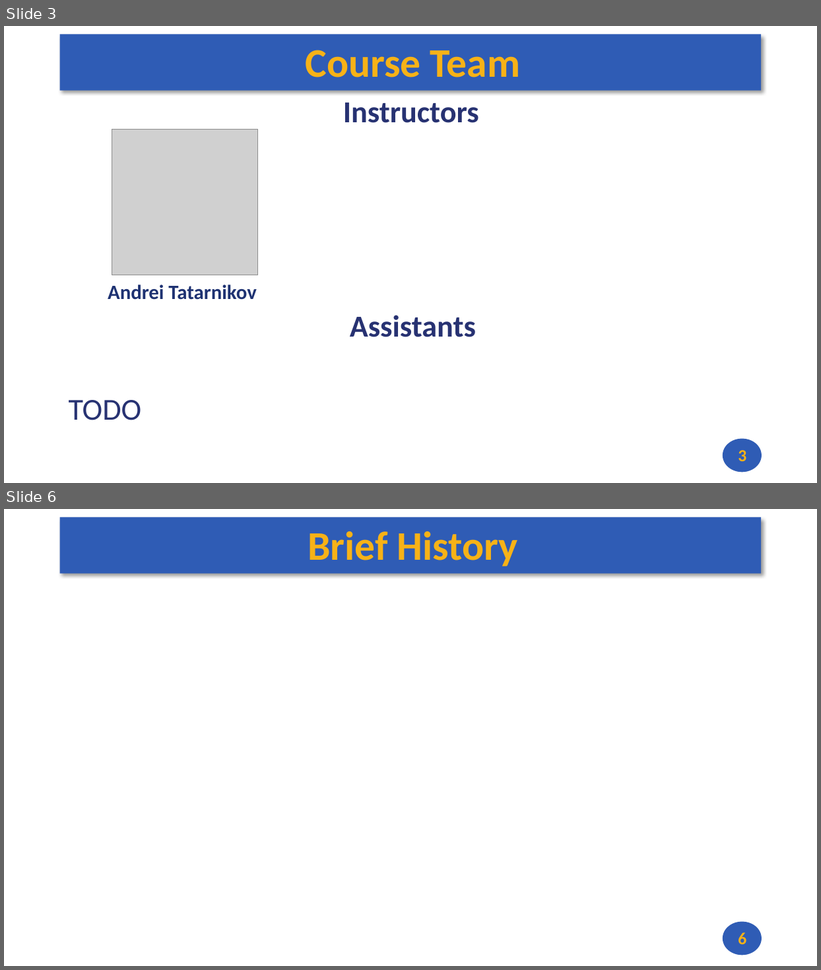
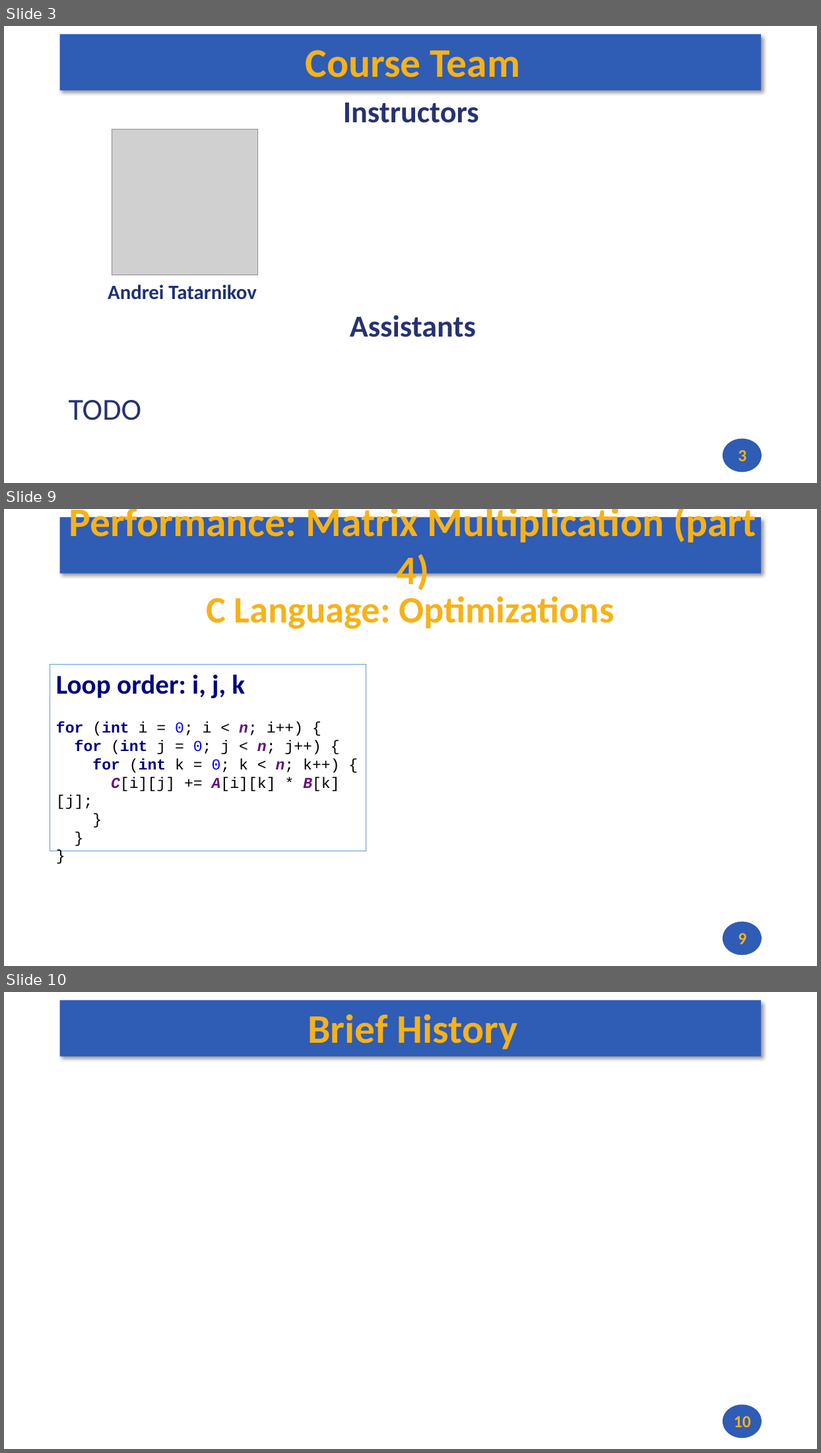
Before and after one commit to andrewt0301/hse-acos-course, a slide deck: docs/part1ca/01_Introduction/CA_Lecture_01.pptx. Shown one above the other, each under a label of ours: slides 3 and 6 before the commit, slides 3, 9 and 10 after it; the slides between them are not shown. The pictures are 821x970 and 821x1453 pixels, drawn with LibreOffice and Linux fonts; fonts in the diff are those of the drawing; grey boxes stand for pictures. Boxes give left, top, right and bottom in pixels: in the first picture for what was removed or moved away, otherwise in the second. Text is boxed around its words. In the diff, an @@ line names an element or a change of style, - is before the commit and + after.

```diff
--- a/docs/part1ca/01_Introduction/CA_Lecture_01.pptx
+++ b/docs/part1ca/01_Introduction/CA_Lecture_01.pptx
@@ slide 9 added at [4, 509, 817, 966], background #FFFFFF; not listed: 2 template elements that a slide beside it also shows @@
@@ title added at [69, 509, 756, 594], 48 pt, text #F7B217, bold @@
+Performance: Matrix Multiplication (part 4)
@@ text added at [206, 596, 614, 629], 44 pt, text #F7B217, bold @@
+C Language: Optimizations
@@ rectangle added at [50, 665, 366, 851], outline #5B9BD5 0.75 pt, 18 pt, text #000000 @@
+Loop order: i, j, k
+for (int i = 0; i < n; i++) {
+for (int j = 0; j < n; j++) {
+for (int k = 0; k < n; k++) {
+C[i][j] += A[i][k] * B[k][j];
+}
+}
+}
@@ page number added at [738, 933, 746, 945], 20 pt, text #F7B217, bold @@
+9
@@ what was slide 6 is now slide 10 @@
@@ page number at [734, 1416, 751, 1428]: text changed @@
-6
+10
```
Also in this commit, not shown: 2 slides changed, 4 other slides added, 1 other file.
